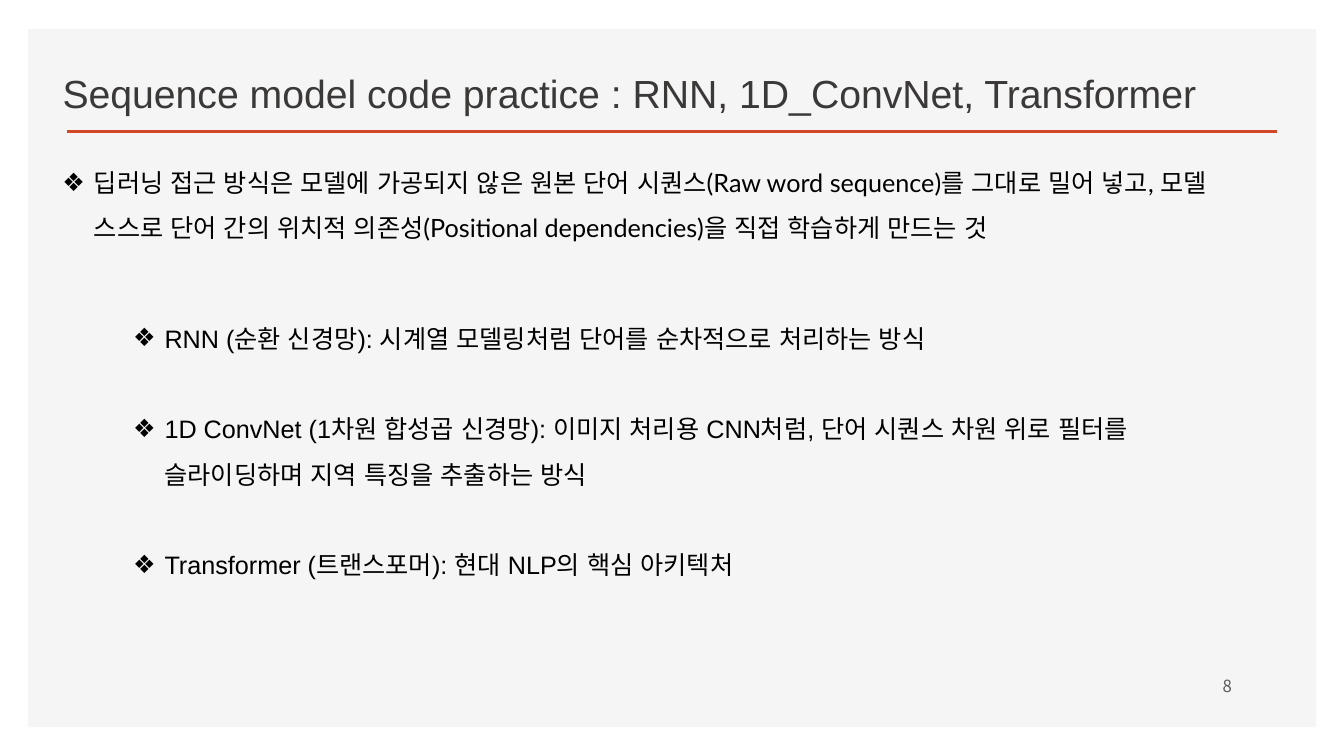
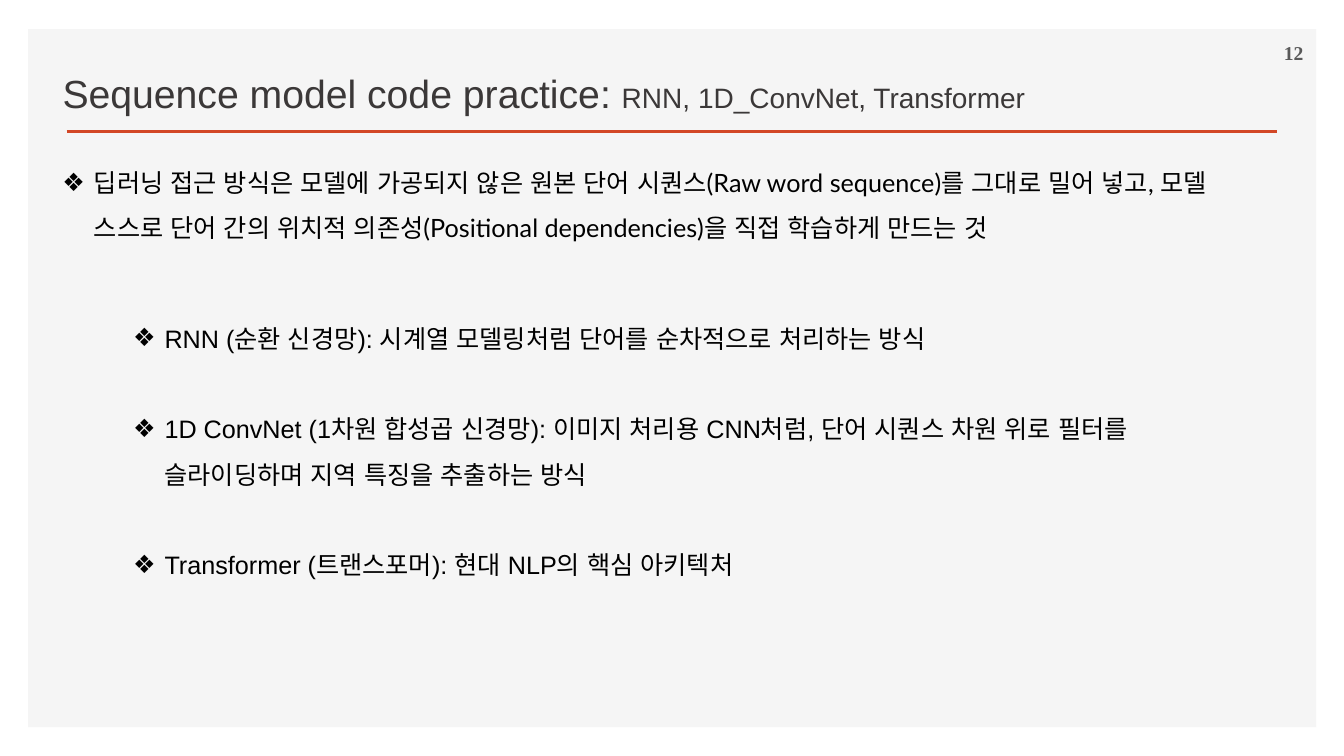
Before and after one commit to ancestor9/2026_Fall_Deep-Learning-with-Python, a slide deck: slide 12 of Chapter 14 Text classification.pptx (slide 8 before the commit). Drawn at 1344x756 pixels with LibreOffice and Linux fonts; fonts in the diff are those of the drawing; background and template pictures are left out. Boxes give left, top, right and bottom in pixels: in the first picture for what was removed or moved away, otherwise in the second. Text is boxed around its words. In the diff, an @@ line names an element or a change of style, - is before the commit and + after.

```diff
--- a/Chapter 14 Text classification.pptx
+++ b/Chapter 14 Text classification.pptx
@@ page number added at box(1284, 47, 1304, 60), 14 pt, text #595959, bold @@
+12
@@ text at box(63, 79, 1025, 116): spaces changed @@
-Sequence model code practice : RNN, 1D_ConvNet, Transformer
+Sequence model code practice: RNN, 1D_ConvNet, Transformer
@@ page number removed at box(1223, 679, 1232, 692) @@
-8
```
Also in this commit, not shown: 13 other slides changed, 10 slides added.
